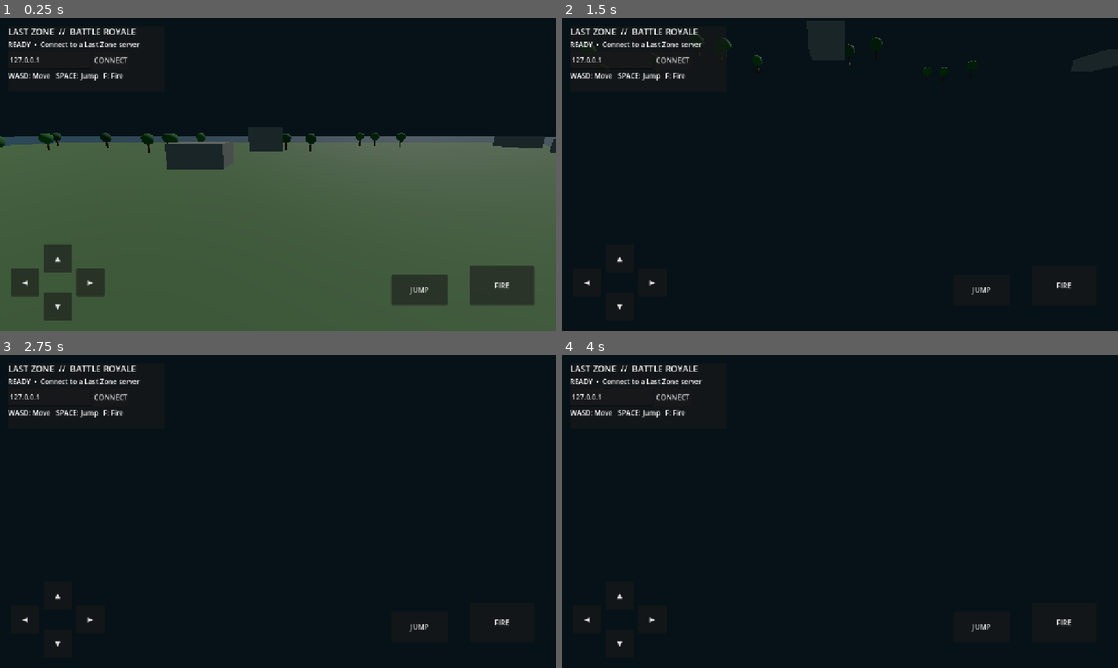
Above: before the commit, frames 1-4 (two rows, left to right).
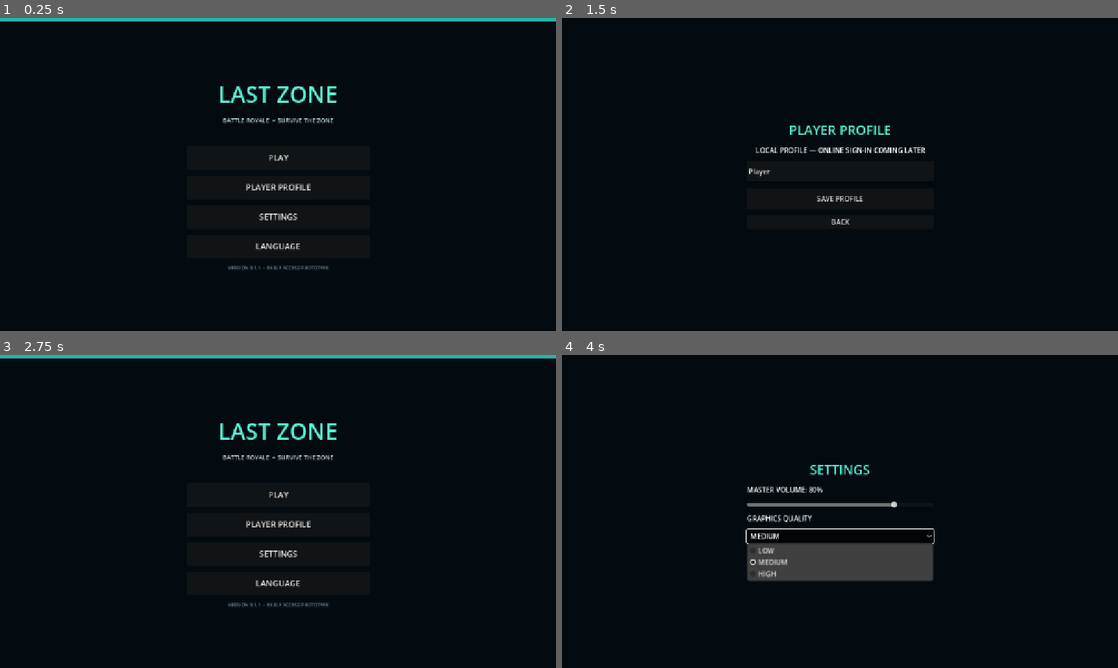
Above: after the commit, the same moments.

Repository: dhanushkaprasad2001-max/dhanushkaprasad2001-max.github.io
Game: Godot game, scene res://Main.tscn
The game is run twice, just before and just after one commit, with the same random seed, the same clock (stepped at 60 frames per second) and the same inputs.
Inputs (mouse positions are in pixels of both pictures, inside the frame that each line leads up to):
- Up to frame 1 (0.25 s): no input
- Up to frame 2 (1.5 s): click (840, 187) at 0.5 s, where only the run after the commit has a clickable "PLAYER PROFILE"; click (840, 199) at 1.25 s, where only the run after the commit has a clickable "SAVE PROFILE"
- Up to frame 3 (2.75 s): click (278, 558) at 2 s, where only the run after the commit has a clickable "BACK"
- Up to frame 4 (4 s): click (840, 552) at 2.75 s, where only the run after the commit has a clickable "SETTINGS"; click (840, 536) at 3.5 s, where only the run after the commit has a clickable "MEDIUM"

The runs differ from the first frame. In frame 1, 64% of the frame differs, in the area x 0-100%, y 0-100%; in frame 2, 3.4%; in frame 3, 3.6%; in frame 4, 6.3%.

Commit message:
Add LAST ZONE startup menu, loading, settings and local profile

Diff:
--- a/last-zone/scripts/main.gd
+++ b/last-zone/scripts/main.gd
@@ -10,21 +10,26 @@
 var match_started := false
 var safe_radius := 95.0
 var safe_timer := 0.0
+var menu_root: Control
+var profile_name := "Player"
+var selected_language := "English"
+var master_volume := 0.8
+var graphics_quality := 1
+var game_started := false
 
 func _ready() -> void:
-	_build_island()
 	if "--server" in OS.get_cmdline_user_args():
+		_build_island()
 		_start_server()
 		return
 	_setup_input()
-	_create_local_player()
-	_build_hud()
+	_load_local_settings()
+	_build_menu()
 	multiplayer.connected_to_server.connect(_on_connected)
 	multiplayer.connection_failed.connect(_on_connection_failed)
 	multiplayer.server_disconnected.connect(_on_server_disconnected)
 	multiplayer.peer_connected.connect(_on_peer_connected)
 	multiplayer.peer_disconnected.connect(_on_peer_disconnected)
-	status_label.text = "READY  •  Connect to a Last Zone server"
 
 func _process(delta: float) -> void:
 	if multiplayer.multiplayer_peer != null and multiplayer.multiplayer_peer.get_connection_status() == MultiplayerPeer.CONNECTION_CONNECTED:
@@ -331,3 +336,265 @@
 	var hit := get_world_3d().direct_space_state.intersect_ray(query)
 	if hit and hit.collider is CharacterBody3D:
 		status_label.text = "TARGET HIT"
+
+
+# ------------------------------------------------------------
+# FIRST EIGHT FOUNDATION SYSTEMS: splash, menu, loading, settings,
+# language selection and a locally saved player profile.
+# Online account authentication is intentionally left for backend work.
+# ------------------------------------------------------------
+
+func _load_local_settings() -> void:
+	var cfg := ConfigFile.new()
+	if cfg.load("user://last_zone.cfg") == OK:
+		profile_name = str(cfg.get_value("profile", "name", "Player"))
+		selected_language = str(cfg.get_value("settings", "language", "English"))
+		master_volume = float(cfg.get_value("settings", "master_volume", 0.8))
+		graphics_quality = int(cfg.get_value("settings", "graphics_quality", 1))
+	_apply_audio_settings()
+
+func _save_local_settings() -> void:
+	var cfg := ConfigFile.new()
+	cfg.set_value("profile", "name", profile_name)
+	cfg.set_value("settings", "language", selected_language)
+	cfg.set_value("settings", "master_volume", master_volume)
+	cfg.set_value("settings", "graphics_quality", graphics_quality)
+	cfg.save("user://last_zone.cfg")
+
+func _apply_audio_settings() -> void:
+	if AudioServer.get_bus_count() > 0:
+		AudioServer.set_bus_volume_db(0, linear_to_db(maxf(master_volume, 0.001)))
+
+func _build_menu() -> void:
+	menu_root = Control.new()
+	menu_root.name = "MainMenu"
+	menu_root.set_anchors_and_offsets_preset(Control.PRESET_FULL_RECT)
+	add_child(menu_root)
+	var background := ColorRect.new()
+	background.set_anchors_and_offsets_preset(Control.PRESET_FULL_RECT)
+	background.color = Color(0.018, 0.045, 0.065, 1.0)
+	menu_root.add_child(background)
+	var glow := ColorRect.new()
+	glow.position = Vector2(0, 0)
+	glow.size = Vector2(1280, 8)
+	glow.color = Color(0.12, 0.72, 0.66, 1.0)
+	menu_root.add_child(glow)
+	var center := CenterContainer.new()
+	center.set_anchors_and_offsets_preset(Control.PRESET_FULL_RECT)
+	menu_root.add_child(center)
+	var column := VBoxContainer.new()
+	column.custom_minimum_size = Vector2(420, 0)
+	column.add_theme_constant_override("separation", 14)
+	center.add_child(column)
+	var logo := Label.new()
+	logo.text = "LAST ZONE"
+	logo.horizontal_alignment = HORIZONTAL_ALIGNMENT_CENTER
+	logo.add_theme_font_size_override("font_size", 52)
+	logo.add_theme_color_override("font_color", Color(0.35, 0.95, 0.83))
+	column.add_child(logo)
+	var subtitle := Label.new()
+	subtitle.text = "BATTLE ROYALE  •  SURVIVE THE ZONE"
+	subtitle.horizontal_alignment = HORIZONTAL_ALIGNMENT_CENTER
+	subtitle.add_theme_font_size_override("font_size", 14)
+	subtitle.add_theme_color_override("font_color", Color(0.72, 0.82, 0.85))
+	column.add_child(subtitle)
+	var spacer := Control.new()
+	spacer.custom_minimum_size.y = 20
+	column.add_child(spacer)
+	_add_menu_button(column, _tr("PLAY"), _on_play_pressed)
+	_add_menu_button(column, _tr("PLAYER PROFILE"), _show_profile_screen)
+	_add_menu_button(column, _tr("SETTINGS"), _show_settings_screen)
+	_add_menu_button(column, _tr("LANGUAGE"), _show_language_screen)
+	var footer := Label.new()
+	footer.text = "VERSION 0.1.1  •  EARLY ACCESS PROTOTYPE"
+	footer.horizontal_alignment = HORIZONTAL_ALIGNMENT_CENTER
+	footer.add_theme_font_size_override("font_size", 11)
+	footer.add_theme_color_override("font_color", Color(0.45, 0.58, 0.62))
+	column.add_child(footer)
+
+func _add_menu_button(parent: VBoxContainer, caption: String, callback: Callable) -> void:
+	var button := Button.new()
+	button.text = caption
+	button.custom_minimum_size = Vector2(0, 54)
+	button.add_theme_font_size_override("font_size", 19)
+	button.pressed.connect(callback)
+	parent.add_child(button)
+
+func _clear_menu() -> void:
+	if menu_root:
+		menu_root.queue_free()
+	menu_root = null
+
+func _show_simple_screen(screen_title: String) -> VBoxContainer:
+	_clear_menu()
+	menu_root = Control.new()
+	menu_root.set_anchors_and_offsets_preset(Control.PRESET_FULL_RECT)
+	add_child(menu_root)
+	var bg := ColorRect.new()
+	bg.set_anchors_and_offsets_preset(Control.PRESET_FULL_RECT)
+	bg.color = Color(0.018, 0.045, 0.065, 1.0)
+	menu_root.add_child(bg)
+	var center := CenterContainer.new()
+	center.set_anchors_and_offsets_preset(Control.PRESET_FULL_RECT)
+	menu_root.add_child(center)
+	var panel := VBoxContainer.new()
+	panel.custom_minimum_size = Vector2(430, 0)
+	panel.add_theme_constant_override("separation", 14)
+	center.add_child(panel)
+	var title := Label.new()
+	title.text = screen_title
+	title.horizontal_alignment = HORIZONTAL_ALIGNMENT_CENTER
+	title.add_theme_font_size_override("font_size", 30)
+	title.add_theme_color_override("font_color", Color(0.35, 0.95, 0.83))
+	panel.add_child(title)
+	return panel
+
+func _show_profile_screen() -> void:
+	var panel := _show_simple_screen(_tr("PLAYER PROFILE"))
+	var info := Label.new()
+	info.text = _tr("LOCAL PROFILE — ONLINE SIGN-IN COMING LATER")
+	info.horizontal_alignment = HORIZONTAL_ALIGNMENT_CENTER
+	info.autowrap_mode = TextServer.AUTOWRAP_WORD_SMART
+	panel.add_child(info)
+	var name_edit := LineEdit.new()
+	name_edit.placeholder_text = _tr("Enter player name")
+	name_edit.text = profile_name
+	name_edit.custom_minimum_size.y = 48
+	panel.add_child(name_edit)
+	var save_button := Button.new()
+	save_button.text = _tr("SAVE PROFILE")
+	save_button.custom_minimum_size.y = 48
+	save_button.pressed.connect(func():
+		var new_name := name_edit.text.strip_edges()
+		if new_name.length() >= 3:
+			profile_name = new_name.left(16)
+			_save_local_settings()
+			_show_profile_screen()
+		else:
+			info.text = _tr("NAME MUST BE 3–16 CHARACTERS")
+	)
+	panel.add_child(save_button)
+	var back := Button.new()
+	back.text = _tr("BACK")
+	back.pressed.connect(_build_menu)
+	panel.add_child(back)
+
+func _show_settings_screen() -> void:
+	var panel := _show_simple_screen(_tr("SETTINGS"))
+	var volume_label := Label.new()
+	volume_label.text = _tr("MASTER VOLUME") + ": " + str(roundi(master_volume * 100)) + "%"
+	panel.add_child(volume_label)
+	var volume := HSlider.new()
+	volume.min_value = 0.0
+	volume.max_value = 1.0
+	volume.step = 0.05
+	volume.value = master_volume
+	volume.value_changed.connect(func(value: float):
+		master_volume = value
+		volume_label.text = _tr("MASTER VOLUME") + ": " + str(roundi(value * 100)) + "%"
+		_apply_audio_settings()
+		_save_local_settings()
+	)
+	panel.add_child(volume)
+	var quality_label := Label.new()
+	quality_label.text = _tr("GRAPHICS QUALITY")
+	panel.add_child(quality_label)
+	var quality := OptionButton.new()
+	quality.add_item(_tr("LOW"))
+	quality.add_item(_tr("MEDIUM"))
+	quality.add_item(_tr("HIGH"))
+	quality.select(clampi(graphics_quality, 0, 2))
+	quality.item_selected.connect(func(index: int):
+		graphics_quality = index
+		_apply_graphics_settings()
+		_save_local_settings()
+	)
+	panel.add_child(quality)
+	var back := Button.new()
+	back.text = _tr("BACK")
+	back.pressed.connect(_build_menu)
+	panel.add_child(back)
+	_apply_graphics_settings()
+
+func _apply_graphics_settings() -> void:
+	var viewport := get_viewport()
+	if graphics_quality == 0:
+		viewport.scaling_3d_scale = 0.65
+	elif graphics_quality == 1:
+		viewport.scaling_3d_scale = 0.85
+	else:
+		viewport.scaling_3d_scale = 1.0
+
+func _show_language_screen() -> void:
+	var panel := _show_simple_screen(_tr("LANGUAGE"))
+	var language := OptionButton.new()
+	language.add_item("English")
+	language.add_item("සිංහල")
+	language.select(0 if selected_language == "English" else 1)
+	panel.add_child(language)
+	var apply := Button.new()
+	apply.text = _tr("SAVE LANGUAGE")
+	apply.pressed.connect(func():
+		selected_language = "English" if language.selected == 0 else "Sinhala"
+		_save_local_settings()
+		_build_menu()
+	)
+	panel.add_child(apply)
+	var back := Button.new()
+	back.text = _tr("BACK")
+	back.pressed.connect(_build_menu)
+	panel.add_child(back)
+
+func _tr(key: String) -> String:
+	if selected_language != "Sinhala":
+		return key
+	var translations := {
+		"PLAY": "ක්‍රීඩා කරන්න",
+		"PLAYER PROFILE": "ක්‍රීඩක පැතිකඩ",
+		"SETTINGS": "සැකසුම්",
+		"LANGUAGE": "භාෂාව",
+		"BACK": "ආපසු",
+		"MASTER VOLUME": "ප්‍රධාන ශබ්දය",
+		"GRAPHICS QUALITY": "ග්‍රැෆික් ගුණාත්මකභාවය",
+		"LOW": "අඩු",
+		"MEDIUM": "මධ්‍යම",
+		"HIGH": "ඉහළ",
+		"SAVE LANGUAGE": "භාෂාව සුරකින්න",
+		"SAVE PROFILE": "පැතිකඩ සුරකින්න",
+		"Enter player name": "ක්‍රීඩක නම ඇතුළත් කරන්න",
+		"LOCAL PROFILE — ONLINE SIGN-IN COMING LATER": "දේශීය පැතිකඩ — Online පිවිසුම පසුව",
+		"NAME MUST BE 3–16 CHARACTERS": "නම අකුරු 3–16 අතර විය යුතුයි"
+	}
+	return str(translations.get(key, key))
+
+func _on_play_pressed() -> void:
+	_show_loading_screen()
+
+func _show_loading_screen() -> void:
+	var panel := _show_simple_screen(_tr("LOADING LAST ZONE"))
+	var message := Label.new()
+	message.text = _tr("PREPARING BATTLEFIELD...")
+	message.horizontal_alignment = HORIZONTAL_ALIGNMENT_CENTER
+	panel.add_child(message)
+	var progress := ProgressBar.new()
+	progress.custom_minimum_size = Vector2(360, 24)
+	progress.max_value = 100
+	progress.value = 5
+	panel.add_child(progress)
+	for step in range(1, 11):
+		await get_tree().create_timer(0.12).timeout
+		if not is_instance_valid(progress):
+			return
+		progress.value = step * 10
+	await get_tree().create_timer(0.2).timeout
+	_enter_game()
+
+func _enter_game() -> void:
+	if game_started:
+		return
+	game_started = true
+	_clear_menu()
+	_build_island()
+	_create_local_player()
+	_build_hud()
+	status_label.text = "READY  •  " + profile_name + "  •  Connect to a Last Zone server"
